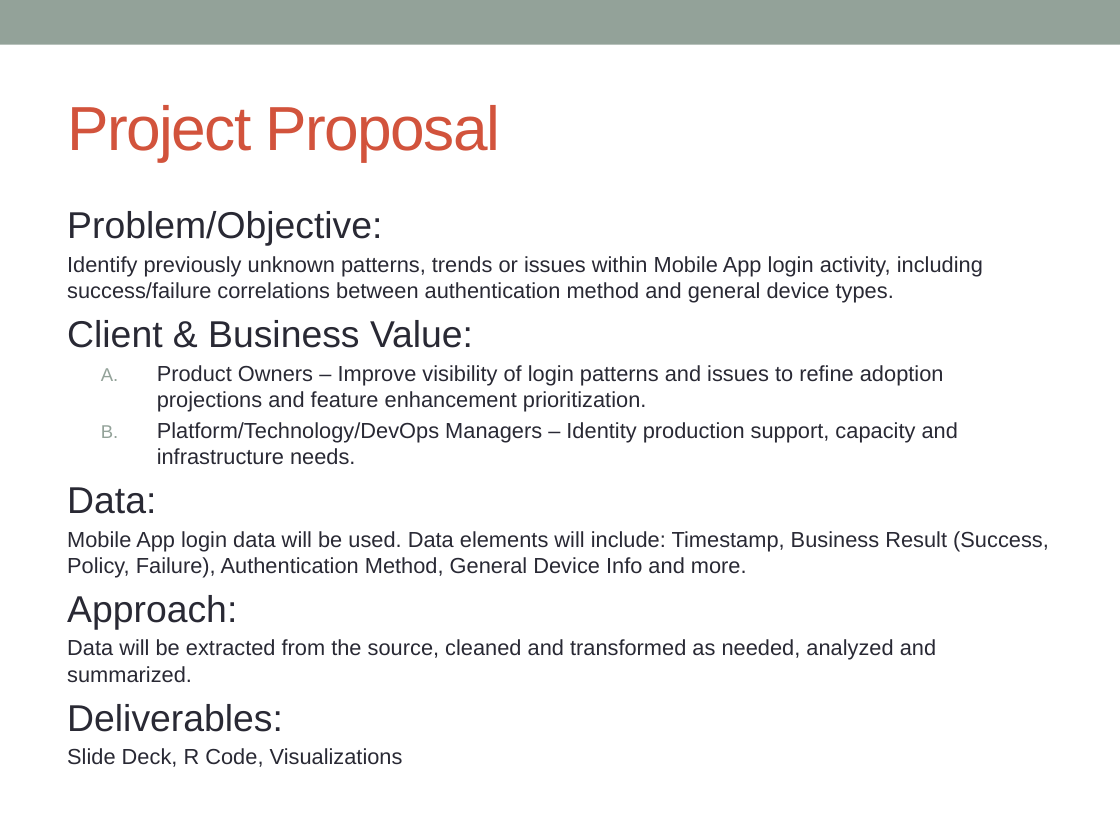
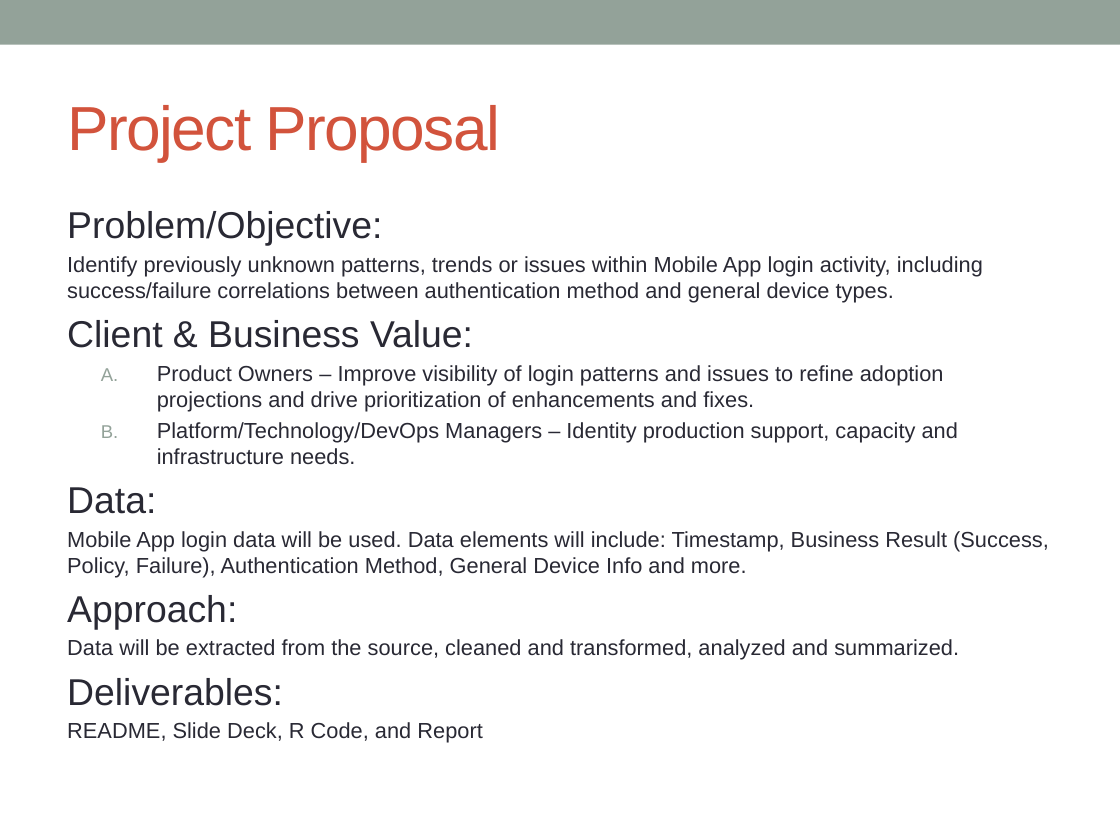
Before and after one commit to Sigmium/springboard, a slide deck: slide 2 of CapstoneProjectProposal.pptx. Drawn at 1120x840 pixels with LibreOffice and Linux fonts; fonts in the diff are those of the drawing. Boxes give left, top, right and bottom in pixels: in the first picture for what was removed or moved away, otherwise in the second. Text is boxed around its words. In the diff, an @@ line names an element or a change of style, - is before the commit and + after.

Commit message:
Added data definitions and minor edits

```diff
--- a/CapstoneProjectProposal.pptx
+++ b/CapstoneProjectProposal.pptx
@@ text at [157,365,944,412]: text changed @@
-  A. Product Owners – Improve visibility of login patterns and issues to refine adoption projections and feature enhancement prioritization.
+  A. Product Owners – Improve visibility of login patterns and issues to refine adoption projections and drive prioritization of enhancements and fixes.
@@ text at [67,639,959,660]: text changed @@
-Data will be extracted from the source, cleaned and transformed as needed, analyzed and summarized.
+Data will be extracted from the source, cleaned and transformed, analyzed and summarized.
@@ text at [67,722,482,743]: text changed @@
-Slide Deck, R Code, Visualizations
+README, Slide Deck, R Code, and Report
```
Also in this commit, not shown: 1 other slide changed, 1 slide added.
